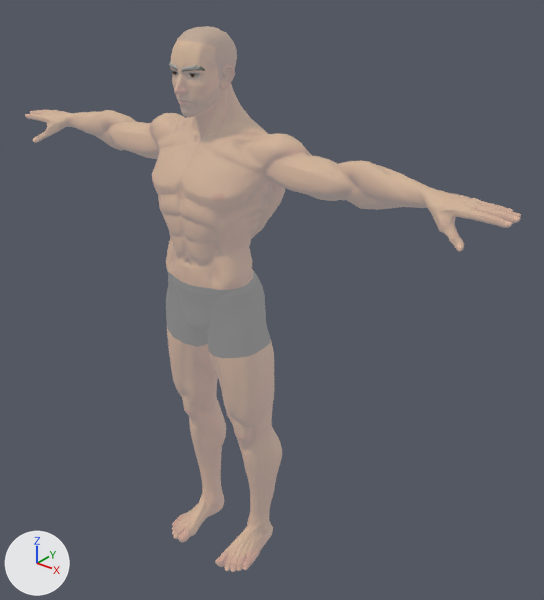
The glTF model app/src/main/assets/pilot/Superhero_Male_FullBody.gltf, before and after one commit.
Both versions are drawn from a 50 mm lens placed at (1.51, -1.58, 2.04), pointed at (0.12, 0.15, 0.96). Lighting does not change. The marker at lower left points along +X, +Y and +Z. The first picture is the older version.

The first picture shows 'SuperHero_Male' and 1 more.
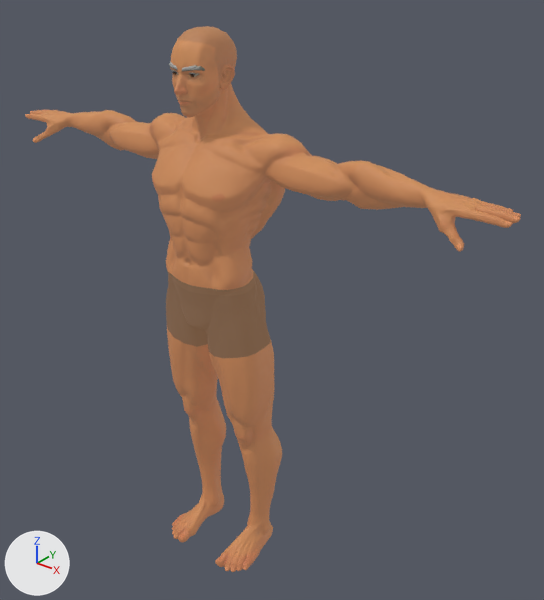
What differs and where, as boxes [x1, y1, x2, y2] in the pictures (544 x 600 px):
'SuperHero_Male', recoloured (beige to orange): [25, 26, 521, 572] in both

Edits to the bpy script that builds the scene:
```text
Change mat_mi_superhero_male:
    remove # nodes: BsdfPrincipled, Math, Mix, NormalMap, OutputMaterial, SeparateColor, TexImage x3, VertexColor
    nodes: BsdfPrincipled, Math, Mix x2, NormalMap, OutputMaterial, SeparateColor, TexImage x3, VertexColor
    colours: brown #6f523c, beige #ffd7ad, mixed with the vertex colours
```
